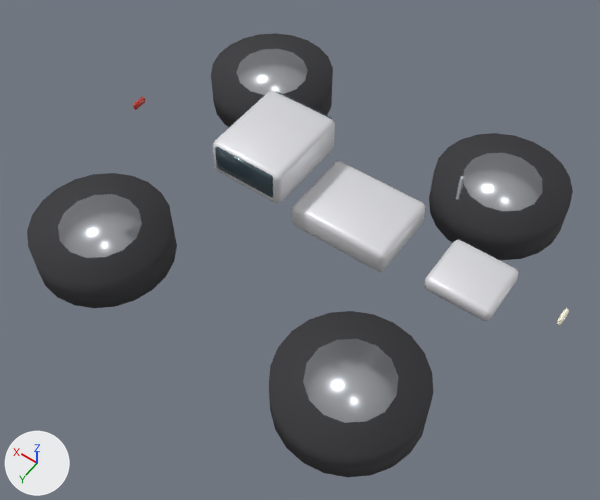
A saved change to the glTF model native/assets/cars/tractor.glb.
The view is the same before and after, from a 50 mm lens placed at (0.03, 3.98, 6.16), pointed at (2.65, 0.31, 0.4). The lights are fixed; the arrows at lower left show +X, +Y and +Z. The first picture is the older version. Vertices at exactly the same position are counted once.

In view in the first picture: 'body_cabin', 'body_hood', 'body_main', 'glass_cabin', 'taillight_rear', 'trim_rim__front_l', 'trim_rim__front_r', 'trim_rim__rear_l', 'trim_rim__rear_r', 'wheel_front_l', 'wheel_front_r', 'wheel_rear_l', 'wheel_rear_r' and 2 more.
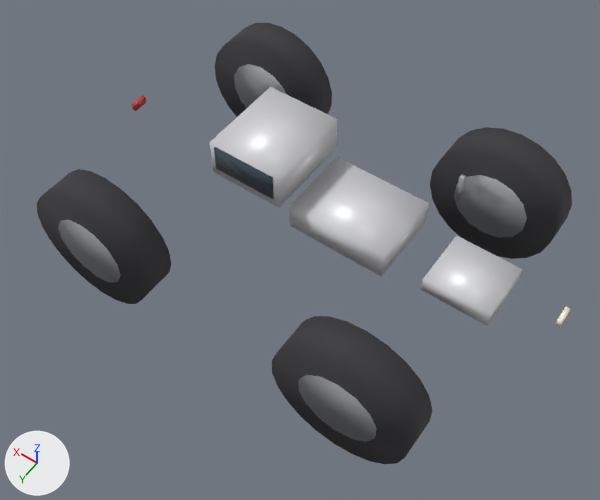
Where the newer file only moved an object's origin or applied its transform, the numbers keep the older frame.

What changed in the scene script:
```text
Change me_cylinder:
    remove me_cylinder.from_pydata(...)  # 44 vertices, 84 faces; spans x 0.898..2.126, y 0.622..1.862, z 0.266..0.626
    add me_cylinder.from_pydata(...)  # 44 vertices, 84 faces; spans x 0.898..2.126, y 1.062..1.422, z -0.174..1.066
    me_cylinder part 1: the whole mesh is turned -90 degrees about the x axis through its middle
Change me_cylinder_001:
    remove me_cylinder_001.from_pydata(...)  # 28 vertices, 52 faces; spans x 1.161..1.863, y 0.882..1.602, z 0.259..0.634
    add me_cylinder_001.from_pydata(...)  # 28 vertices, 52 faces; spans x 1.161..1.863, y 1.055..1.429, z 0.087..0.806
    me_cylinder_001 part 2: the whole mesh is turned -90 degrees about the x axis through its middle
Change me_cylinder_002:
    remove me_cylinder_002.from_pydata(...)  # 44 vertices, 84 faces; spans x 3.49..4.718, y 0.622..1.862, z 0.266..0.626
    add me_cylinder_002.from_pydata(...)  # 44 vertices, 84 faces; spans x 3.49..4.718, y 1.062..1.422, z -0.174..1.066
    me_cylinder_002 part 3: the whole mesh is turned -90 degrees about the x axis through its middle
Change me_cylinder_003:
    remove me_cylinder_003.from_pydata(...)  # 28 vertices, 52 faces; spans x 3.753..4.455, y 0.882..1.602, z 0.259..0.634
    add me_cylinder_003.from_pydata(...)  # 28 vertices, 52 faces; spans x 3.753..4.455, y 1.055..1.429, z 0.087..0.806
    me_cylinder_003 part 4: the whole mesh is turned -90 degrees about the x axis through its middle
Change me_cylinder_004:
    remove me_cylinder_004.from_pydata(...)  # 44 vertices, 84 faces; spans x 0.898..2.126, y -1.862..-0.622, z 0.266..0.626
    add me_cylinder_004.from_pydata(...)  # 44 vertices, 84 faces; spans x 0.898..2.126, y -1.422..-1.062, z -0.174..1.066
    me_cylinder_004 part 5: the whole mesh is turned -90 degrees about the x axis through its middle
Change me_cylinder_005:
    remove me_cylinder_005.from_pydata(...)  # 28 vertices, 52 faces; spans x 1.161..1.863, y -1.602..-0.882, z 0.259..0.634
    add me_cylinder_005.from_pydata(...)  # 28 vertices, 52 faces; spans x 1.161..1.863, y -1.429..-1.055, z 0.087..0.806
    me_cylinder_005 part 6: the whole mesh is turned -90 degrees about the x axis through its middle
Change me_cylinder_006:
    remove me_cylinder_006.from_pydata(...)  # 44 vertices, 84 faces; spans x 3.49..4.718, y -1.862..-0.622, z 0.266..0.626
    add me_cylinder_006.from_pydata(...)  # 44 vertices, 84 faces; spans x 3.49..4.718, y -1.422..-1.062, z -0.174..1.066
    me_cylinder_006 part 7: the whole mesh is turned -90 degrees about the x axis through its middle
Change me_cylinder_007:
    remove me_cylinder_007.from_pydata(...)  # 28 vertices, 52 faces; spans x 3.753..4.455, y -1.602..-0.882, z 0.259..0.634
    add me_cylinder_007.from_pydata(...)  # 28 vertices, 52 faces; spans x 3.753..4.455, y -1.429..-1.055, z 0.087..0.806
    me_cylinder_007 part 8: the whole mesh is turned -90 degrees about the x axis through its middle
Change me_cube:
    remove me_cube.from_pydata(...)  # 56 vertices, 108 faces; spans x 1.809..2.727, y -0.351..0.351, z 0.712..0.962
    add me_cube.from_pydata(...)  # 8 vertices, 12 faces; spans x 1.809..2.727, y 0.712..0.962, z -0.351..0.351
    me_cube part 9: the whole mesh is rebuilt
Change me_cube_001:
    remove me_cube_001.from_pydata(...)  # 56 vertices, 108 faces; spans x 2.781..3.483, y -0.418..0.419, z 0.972..1.322
    add me_cube_001.from_pydata(...)  # 8 vertices, 12 faces; spans x 2.781..3.483, y 0.972..1.322, z -0.419..0.419
    me_cube_001 part 10: the whole mesh is rebuilt
Change me_cube_002:
    remove me_cube_002.from_pydata(...)  # 56 vertices, 108 faces; spans x 2.835..3.429, y -0.432..0.432, z 1.053..1.303
    add me_cube_002.from_pydata(...)  # 8 vertices, 12 faces; spans x 2.835..3.429, y 1.053..1.303, z -0.432..0.432
    me_cube_002 part 11: the whole mesh is rebuilt
Change me_cube_003:
    remove me_cube_003.from_pydata(...)  # 56 vertices, 108 faces; spans x 0.891..1.485, y -0.27..0.27, z 0.7..0.85
    add me_cube_003.from_pydata(...)  # 8 vertices, 12 faces; spans x 0.891..1.485, y 0.7..0.85, z -0.27..0.27
    me_cube_003 part 12: 56 vertices removed from x 0.891..1.485, y -0.27..0.27, z 0.7..0.85; 8 vertices added at x 0.891..1.485, y 0.7..0.85, z -0.27..0.27, forming a box
Change ob_body_main:
    ob_body_main.rotation_euler: (0.0, 0.0, 0.0) -> (1.571, 0.0, 0.0)  # degrees (0, 0, 0) -> degrees (90, 0, 0)
Change ob_body_cabin:
    ob_body_cabin.rotation_euler: (0.0, 0.0, 0.0) -> (1.571, 0.0, 0.0)  # degrees (0, 0, 0) -> degrees (90, 0, 0)
Change ob_glass_cabin:
    ob_glass_cabin.rotation_euler: (0.0, 0.0, 0.0) -> (1.571, 0.0, 0.0)  # degrees (0, 0, 0) -> degrees (90, 0, 0)
Change ob_body_hood:
    ob_body_hood.rotation_euler: (0.0, 0.0, 0.0) -> (1.571, 0.0, 0.0)  # degrees (0, 0, 0) -> degrees (90, 0, 0)
Change ob_taillight_rear:
    ob_taillight_rear.rotation_euler: (0.0, 0.0, 0.0) -> (1.571, 0.0, 0.0)  # degrees (0, 0, 0) -> degrees (90, 0, 0)
```

Where the change shows, as pixel boxes [x1, y1, x2, y2] in the pictures (600 x 500 px):
'wheel_front_l', turned
    before: [269, 311, 433, 477]
    after: [272, 316, 432, 464]
'wheel_rear_l', turned
    before: [27, 173, 177, 308]
    after: [37, 169, 171, 304]
'wheel_front_r', turned
    before: [429, 133, 573, 260]
    after: [430, 127, 572, 259]
'body_main', reshaped, turned
    before: [292, 161, 426, 272]
    after: [289, 157, 429, 276]
'body_cabin', reshaped, turned
    before: [213, 91, 335, 203]
    after: [210, 87, 338, 207]
'wheel_rear_r', turned
    before: [211, 33, 333, 127]
    after: [215, 23, 332, 117]
'trim_rim__front_l', turned
    before: [303, 339, 399, 423]
    after: [299, 375, 377, 442]
'trim_rim__front_r', turned
    before: [464, 153, 542, 211]
    after: [454, 175, 527, 237]
'body_hood', reshaped, turned
    before: [424, 240, 518, 321]
    after: [421, 235, 522, 326]
'trim_rim__rear_l', turned
    before: [58, 194, 142, 258]
    after: [58, 220, 121, 282]
'trim_rim__rear_r', turned
    before: [237, 49, 308, 95]
    after: [234, 64, 286, 108]
'glass_cabin', reshaped, turned
    before: [215, 92, 332, 198]
    after: [214, 147, 274, 199]
'taillight_rear', turned
    before: [133, 97, 145, 110]
    after: [132, 95, 146, 111]
